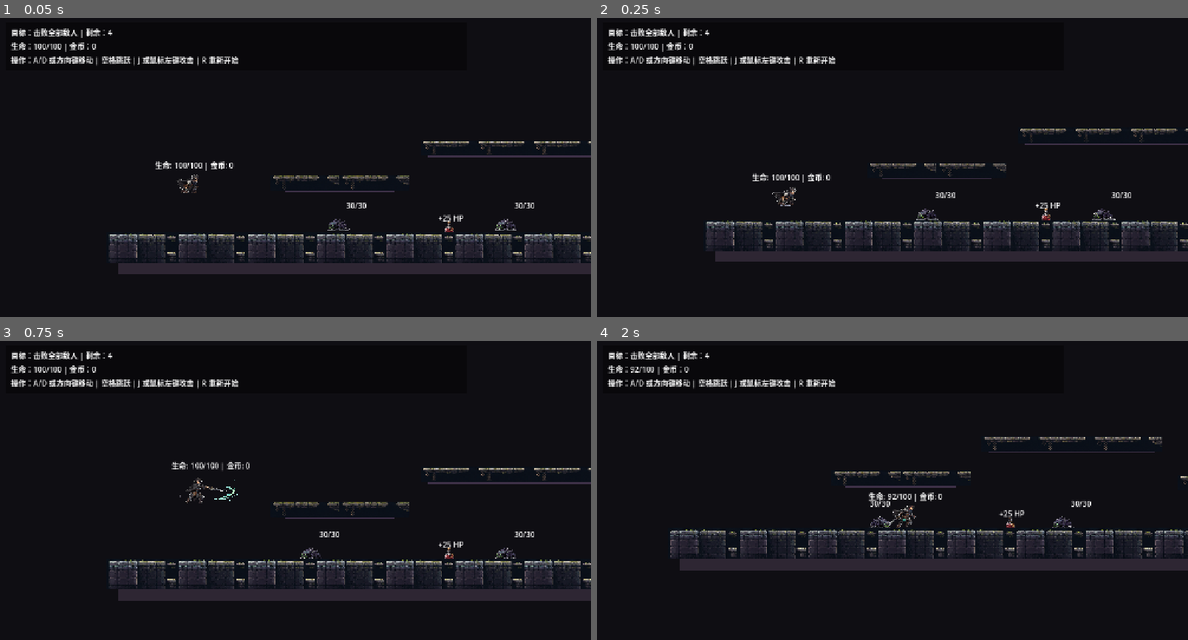
Above: before the commit, frames 1-4 (two rows, left to right).
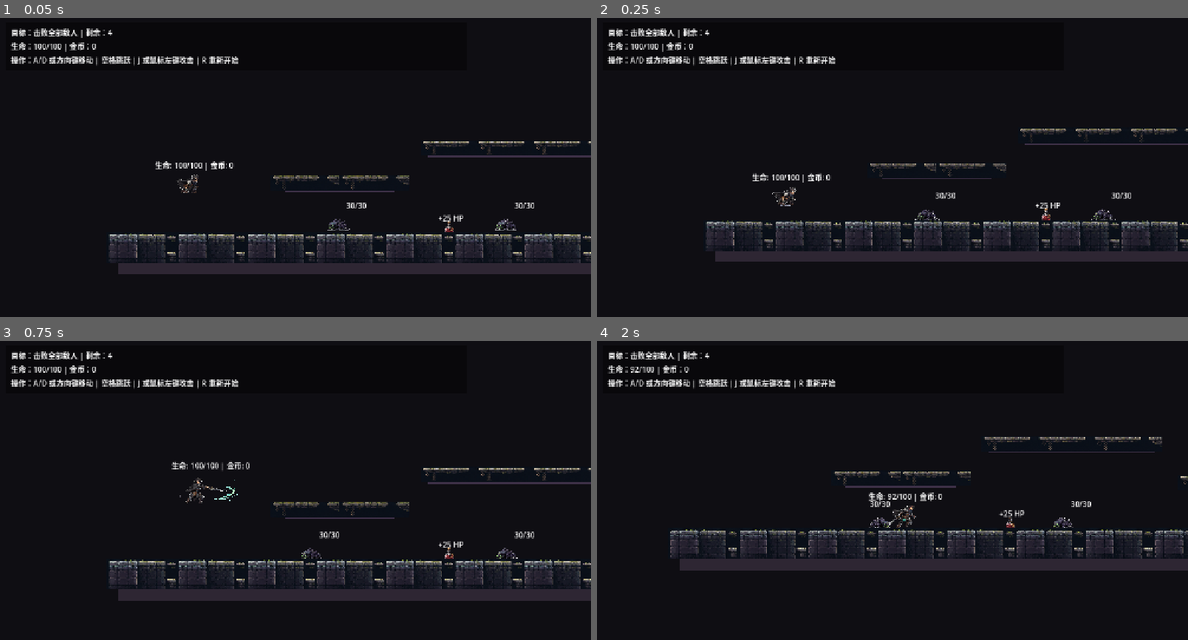
Above: after the commit, the same moments.

Repository: 98longq/relicbound
Game: Godot game, scene res://scenes/levels/test_level.tscn
Two runs of this game, one before a commit and one after it. Both use one fixed random seed, a clock stepped at 60 frames per second and the inputs below.
Inputs (mouse positions are in pixels of both pictures, inside the frame that each line leads up to):
- Up to frame 1 (0.05 s): no input
- Up to frame 2 (0.25 s): no input
- Up to frame 3 (0.75 s): tap Enter (ui_accept) at 0.5 s; move the mouse to (425, 490) at 0.52 s; hold Right (ui_right) from 0.53 s (still down); hold R from 0.53 s (still down); click (425, 490) at 0.67 s
- Up to frame 4 (2 s): keep holding Right (ui_right); tap Enter (ui_accept) at 0.77, 1.52 s; move the mouse to (774, 523) at 1.27 s; release R at 1.28 s; tap Space at 1.35 s

Frame 1 is identical in both runs. In frame 2, 0.2% of the frame differs, in the area x 53-91%, y 58-68%; in frame 3, 0.2%; in frame 4, 0.2%.

Commit message:
Tune common enemy hurtbox size

Diff:
--- a/scenes/enemies/test_enemy.tscn
+++ b/scenes/enemies/test_enemy.tscn
@@ -16,7 +16,7 @@
 shader_parameter/alpha_cutoff = 0.05
 
 [sub_resource type="RectangleShape2D" id="RectangleShape2D_enemy"]
-size = Vector2(40, 48)
+size = Vector2(58, 42)
 
 [node name="TestEnemy" type="CharacterBody2D"]
 collision_layer = 4
@@ -43,7 +43,7 @@
 texture = SubResource("AtlasTexture_crawler_idle")
 
 [node name="CollisionShape2D" type="CollisionShape2D" parent="."]
-position = Vector2(0, -24)
+position = Vector2(0, -22)
 shape = SubResource("RectangleShape2D_enemy")
 
 [node name="HealthLabel" type="Label" parent="."]
